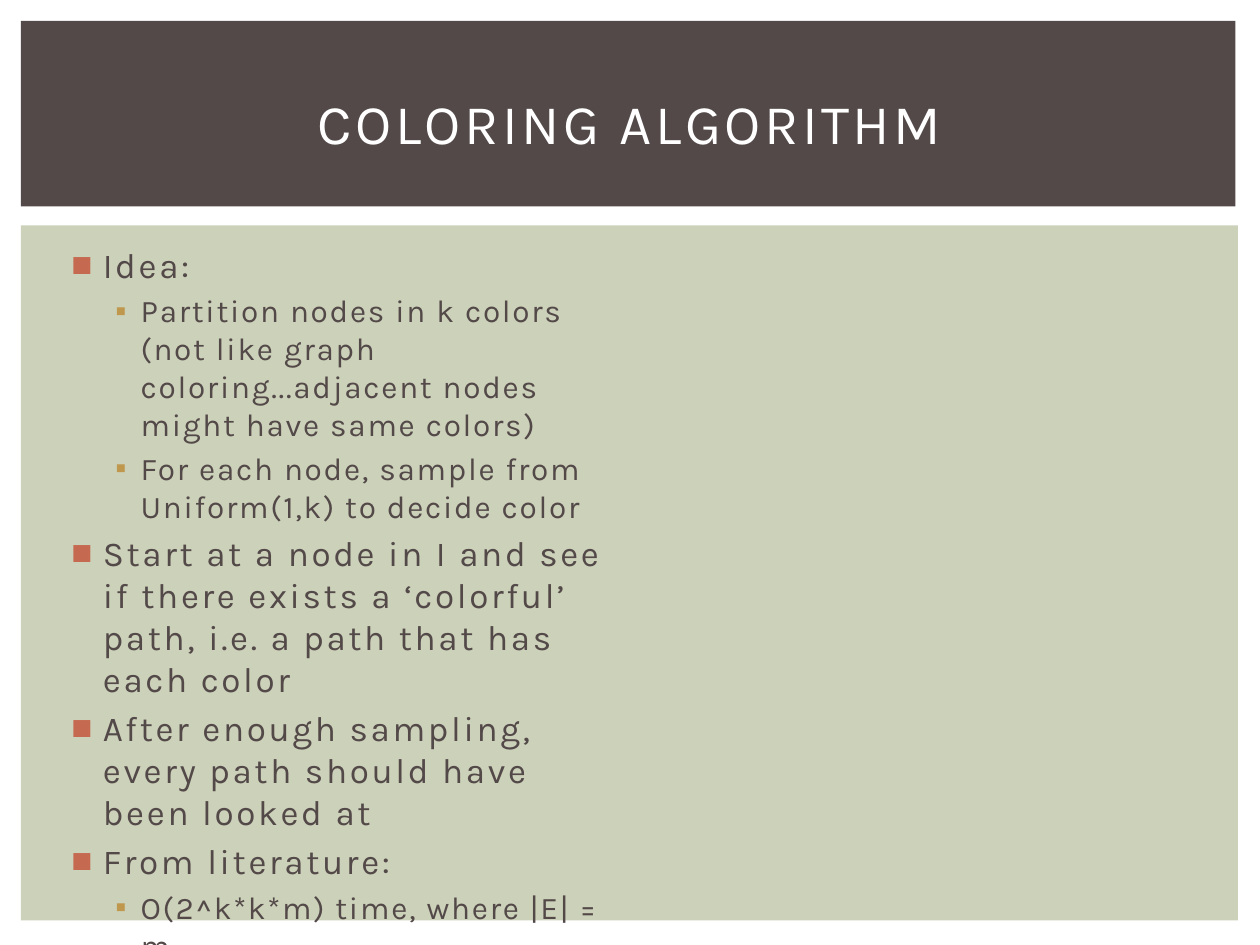
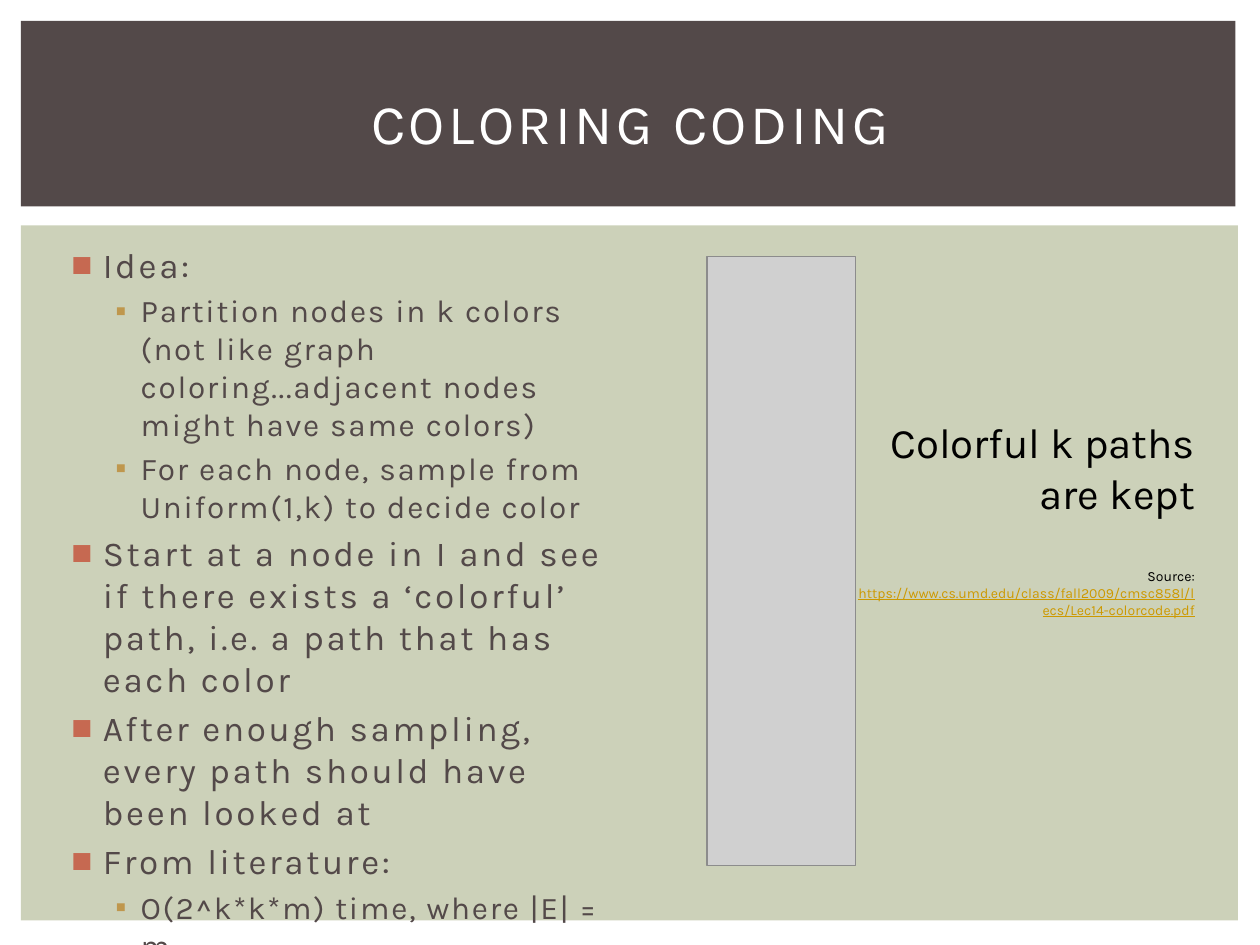
Before and after one commit to dadler6/Networks_Final, a slide deck: slide 11 of PPI_Networks_Presentation.pptx (slide 10 before the commit). Drawn at 1260x945 pixels with LibreOffice and Linux fonts; fonts in the diff are those of the drawing; grey boxes stand for pictures. Boxes give left, top, right and bottom in pixels: in the first picture for what was removed or moved away, otherwise in the second. Text is boxed around its words. In the diff, an @@ line names an element or a change of style, - is before the commit and + after.

Commit message:
Refined presentation and photos

```diff
--- a/PPI_Networks_Presentation.pptx
+++ b/PPI_Networks_Presentation.pptx
@@ title at (x1=371, y1=108, x2=888, y2=145): text changed @@
-COLORING ALGORITHM
+COLORING CODING
@@ picture added at (x1=707, y1=257, x2=856, y2=866) @@
@@ text added at (x1=858, y1=429, x2=1195, y2=618), 8 pt, text #CC9900, underline @@
+Colorful k paths are kept
+Source: https://www.cs.umd.edu/class/fall2009/cmsc858l/lecs/Lec14-colorcode.pdf
```
Also in this commit, not shown: 4 other slides changed, 2 slides added, 1 slide removed, 12 other files.
